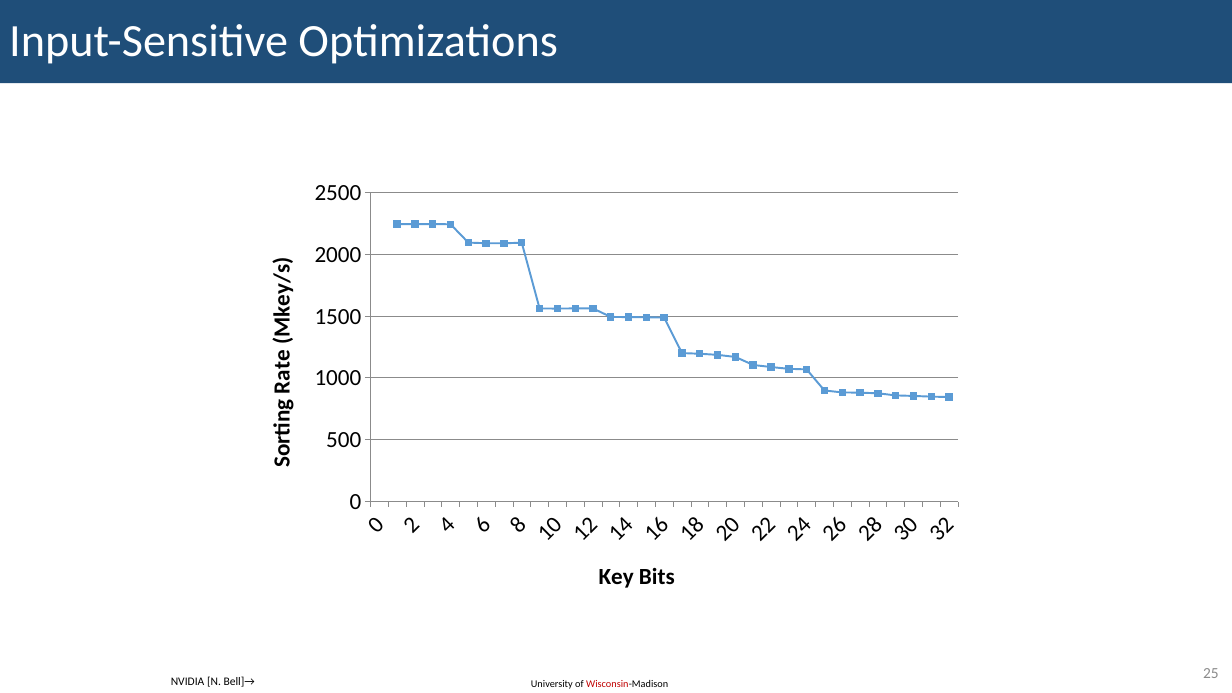
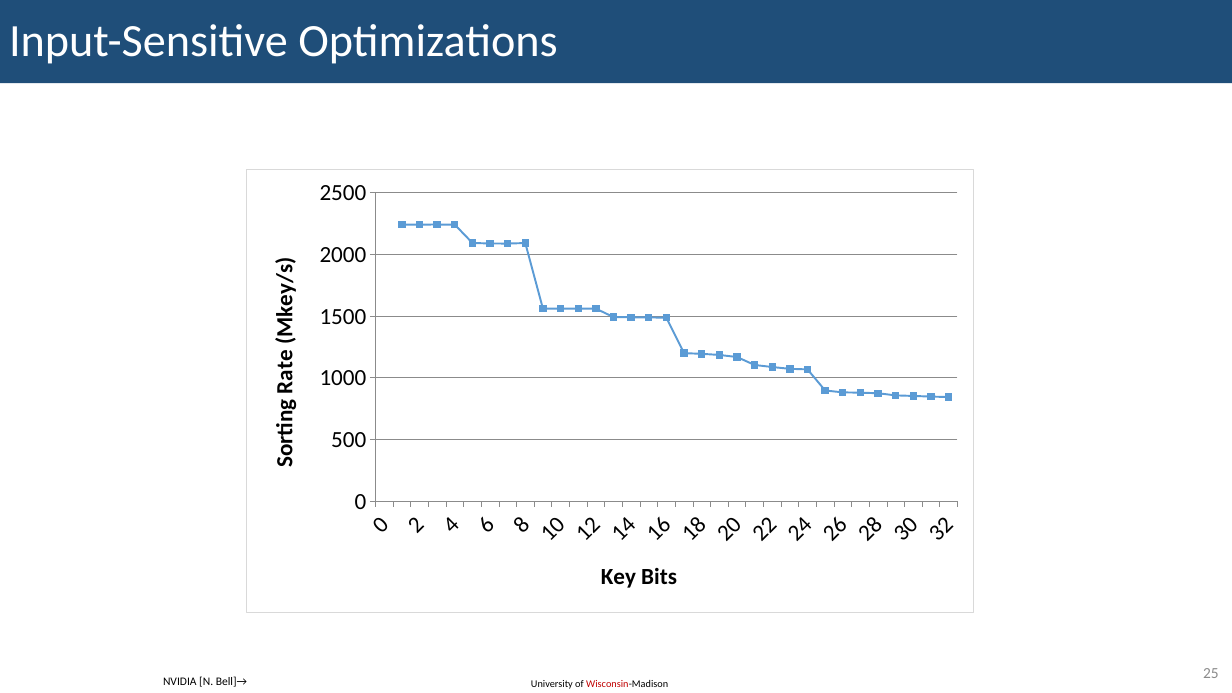
Before and after one commit to KennyKangMPC/CS-759, a slide deck: slide 25 of lecture_notes/lecture18_0305.pptx. Drawn at 1232x693 pixels with LibreOffice and Linux fonts; fonts in the diff are those of the drawing. Boxes give left, top, right and bottom in pixels: in the first picture for what was removed or moved away, otherwise in the second. Text is boxed around its words. In the diff, an @@ line names an element or a change of style, - is before the commit and + after.

```diff
--- a/lecture_notes/lecture18_0305.pptx
+++ b/lecture_notes/lecture18_0305.pptx
@@ line chart at bbox=[247, 169, 974, 613] @@
@@ category axis changed @@
@@ value axis changed @@
@@ background changed @@
@@ border changed @@
@@ lettering changed @@
@@ text "NVIDIA [N. Bell]→": place and size @@
-text "NVIDIA [N. Bell]→" at bbox=[171, 676, 255, 687]
+text "NVIDIA [N. Bell]→" at bbox=[163, 676, 247, 687]
```
Also in this commit, not shown: 71 other slides changed, 3 other files.
